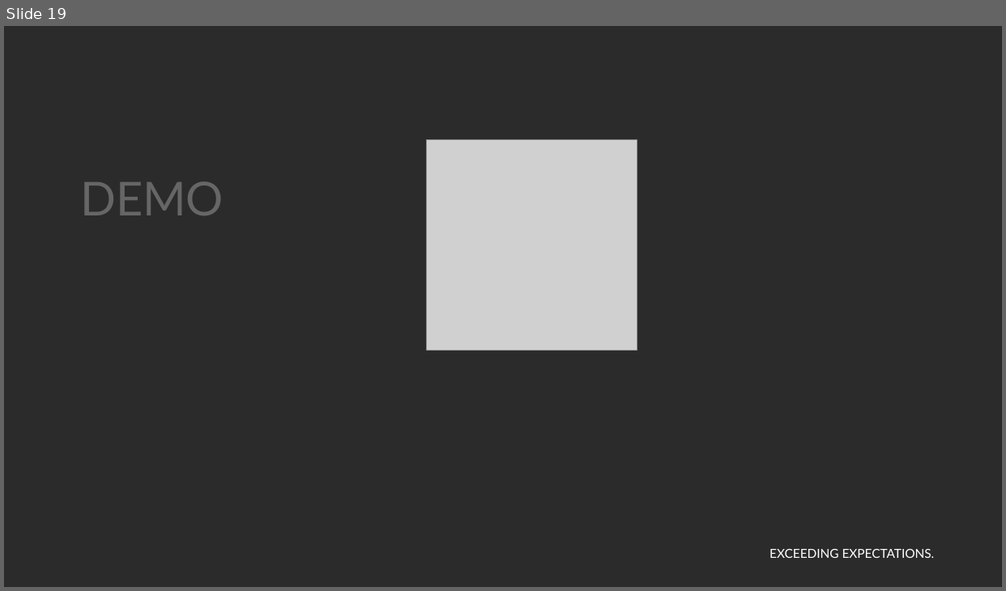
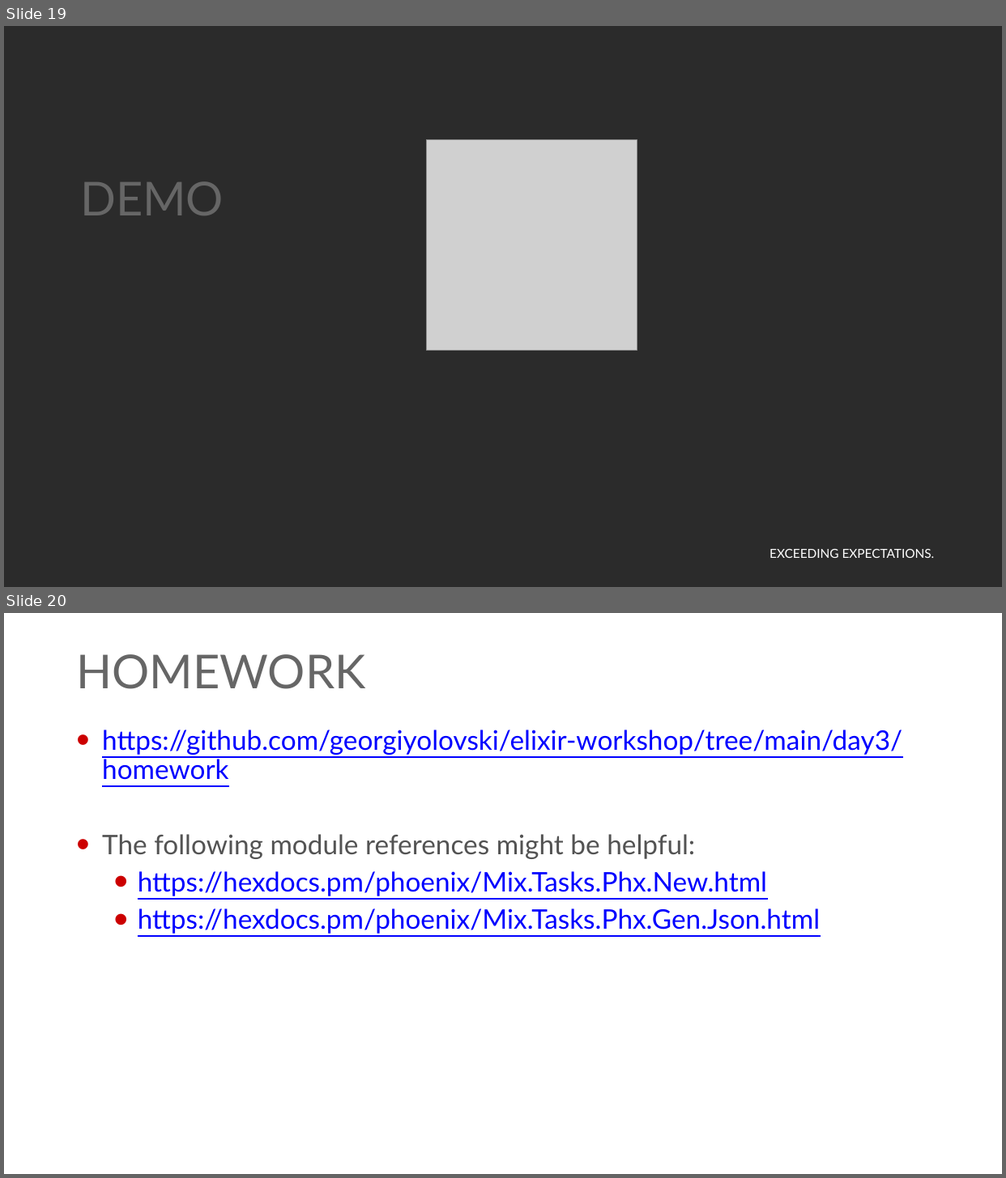
Before and after one commit to georgiyolovski/elixir-workshop, a slide deck: day3/Elixir - Day 3.pptx. Shown one above the other, each under a label of ours: slide 19 before the commit, slides 19 and 20 after it. The pictures are 1006x591 and 1006x1178 pixels, drawn with LibreOffice and Linux fonts; fonts in the diff are those of the drawing; grey boxes stand for pictures; background and template pictures are left out; a plain dark background stands for a picture behind light text. Boxes give left, top, right and bottom in pixels: in the first picture for what was removed or moved away, otherwise in the second. Text is boxed around its words. In the diff, an @@ line names an element or a change of style, - is before the commit and + after.

Commit message:
Updated day 3 homework

```diff
--- a/day3/Elixir - Day 3.pptx
+++ b/day3/Elixir - Day 3.pptx
@@ slide 20 added at bbox=[4, 613, 1002, 1174], background #FFFFFF; not listed: 1 template element that a slide beside it also shows @@
@@ title added at bbox=[76, 654, 365, 689], 45 pt, text #666666 @@
+HOMEWORK
@@ text added at bbox=[102, 730, 902, 934], 26 pt, text #0000FF, underline @@
+• https://github.com/georgiyolovski/elixir-workshop/tree/main/day3/homework
+• The following module references might be helpful:
+  • https://hexdocs.pm/phoenix/Mix.Tasks.Phx.New.html
+  • https://hexdocs.pm/phoenix/Mix.Tasks.Phx.Gen.Json.html
```
Also in this commit, not shown: 1 other file.
